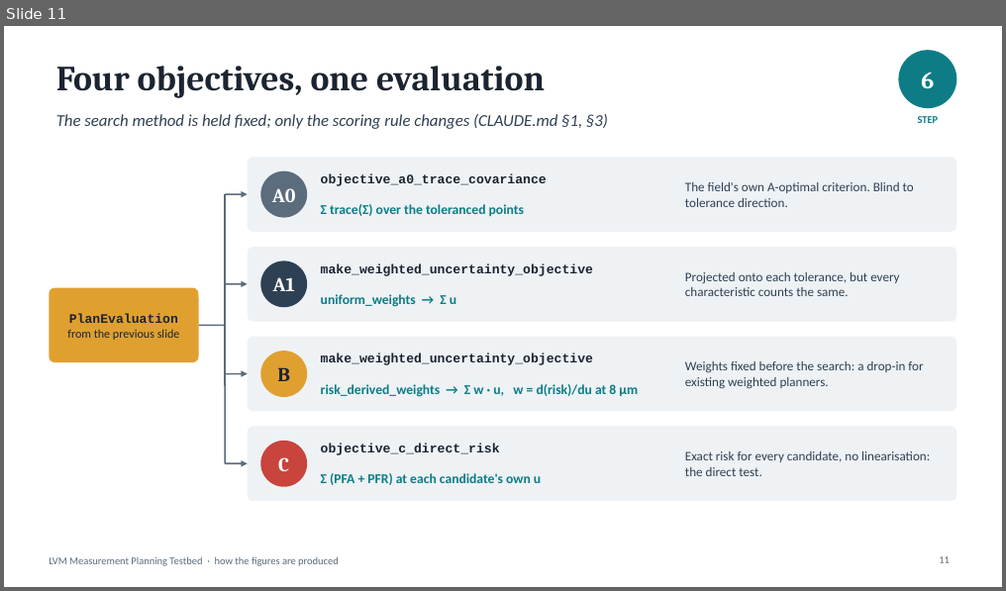
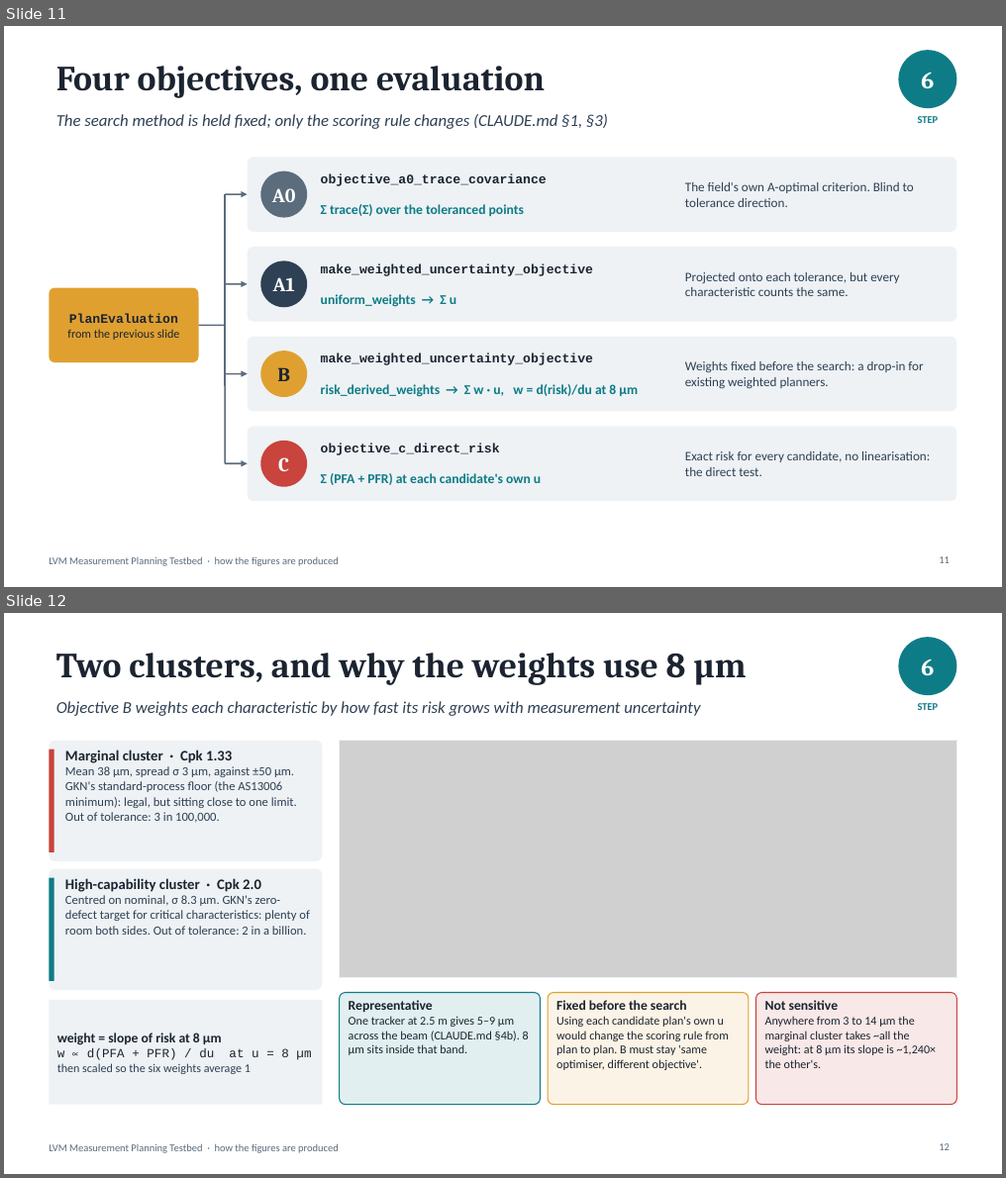
Before and after one commit to calumtierney/PhD-Testbed, a slide deck: docs/testbed_workflow.pptx. Shown one above the other, each under a label of ours: slide 11 before the commit, slides 11 and 12 after it. The pictures are 1006x591 and 1006x1178 pixels, drawn with LibreOffice and Linux fonts; fonts in the diff are those of the drawing; grey boxes stand for pictures. Boxes give left, top, right and bottom in pixels: in the first picture for what was removed or moved away, otherwise in the second. Text is boxed around its words. In the diff, an @@ line names an element or a change of style, - is before the commit and + after.

```diff
--- a/docs/testbed_workflow.pptx
+++ b/docs/testbed_workflow.pptx
@@ slide 12 added at box(4, 613, 1002, 1174), background #FFFFFF; not listed: 1 template element that a slide beside it also shows @@
@@ ellipse added at box(899, 637, 957, 695), fill #0E7C86, 23 pt, text #FFFFFF, bold @@
+6
@@ title added at box(56, 653, 746, 685), 34 pt, text #1B2430, bold @@
+Two clusters, and why the weights use 8 µm
@@ text added at box(56, 701, 700, 716), 16 pt, text #2E4053, italic @@
+Objective B weights each characteristic by how fast its risk grows with measurement uncertainty
@@ text added at box(918, 703, 939, 710), 10 pt, text #0E7C86, bold @@
+STEP
@@ rounded rectangle added at box(49, 741, 322, 861), fill #EEF2F5 @@
@@ rectangle added at box(49, 750, 54, 853), fill #C8443C @@
@@ text added at box(65, 750, 297, 823), 12 pt, text #2E4053 @@
+Marginal cluster · Cpk 1.33
+Mean 38 µm, spread σ 3 µm, against ±50 µm. GKN's standard-process floor (the AS13006 minimum): legal, but sitting close to one limit. Out of tolerance: 3 in 100,000.
@@ picture added at box(340, 741, 957, 977) @@
@@ rectangle added at box(340, 741, 957, 977), outline #EEF2F5 1 pt @@
@@ rounded rectangle added at box(49, 869, 322, 990), fill #EEF2F5 @@
@@ rectangle added at box(49, 878, 54, 981), fill #0E7C86 @@
@@ text added at box(65, 878, 309, 935), 12 pt, text #2E4053 @@
+High-capability cluster · Cpk 2.0
+Centred on nominal, σ 8.3 µm. GKN's zero-defect target for critical characteristics: plenty of room both sides. Out of tolerance: 2 in a billion.
@@ rounded rectangle added at box(340, 992, 540, 1105), fill #0E7C86 at 12% opacity, outline #0E7C86 1 pt @@
@@ rounded rectangle added at box(548, 992, 748, 1105), fill #E0A030 at 12% opacity, outline #E0A030 1 pt @@
@@ rounded rectangle added at box(756, 992, 957, 1105), fill #C8443C at 12% opacity, outline #C8443C 1 pt @@
@@ rectangle added at box(49, 1000, 322, 1105), fill #EEF2F5, 11.5 pt, text #1B2430 @@
+weight = slope of risk at 8 µm
+w ∝ d(PFA + PFR) / du at u = 8 µm
+then scaled so the six weights average 1
@@ text added at box(349, 1000, 529, 1056), 11.5 pt, text #1B2430 @@
+Representative
+One tracker at 2.5 m gives 5–9 µm across the beam (CLAUDE.md §4b). 8 µm sits inside that band.
@@ text added at box(556, 1000, 729, 1070), 11.5 pt, text #1B2430 @@
+Fixed before the search
+Using each candidate plan's own u would change the scoring rule from plan to plan. B must stay 'same optimiser, different objective'.
@@ text added at box(765, 1000, 937, 1068), 11.5 pt, text #1B2430 @@
+Not sensitive
+Anywhere from 3 to 14 µm the marginal cluster takes ~all the weight: at 8 µm its slope is ~1,240× the other's.
@@ page number added at box(939, 1144, 949, 1151), 10 pt, text #5B6C7D @@
+12
```
Also in this commit, not shown: 4 other files.
